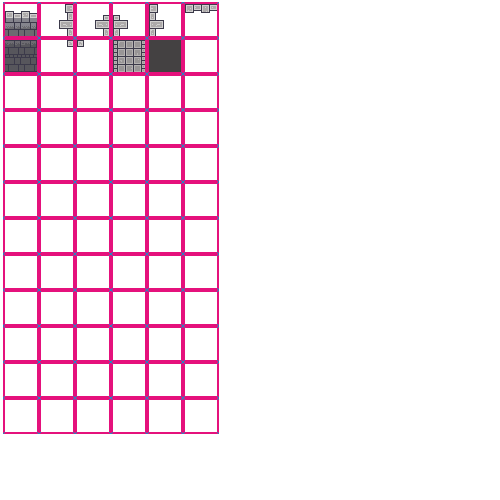
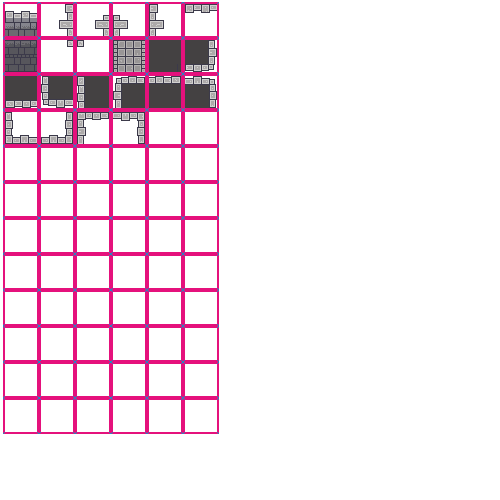
Layered file, before and after one edit (500px x 500px). Changes by layer:
painted on "Calque 12(collé)" over left=5, top=40, right=217, bottom=144
